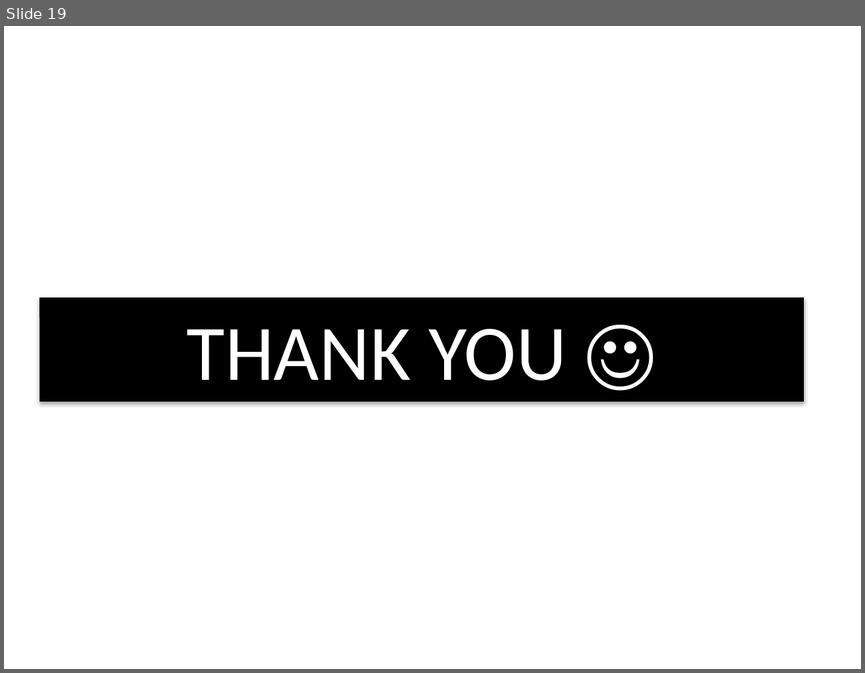
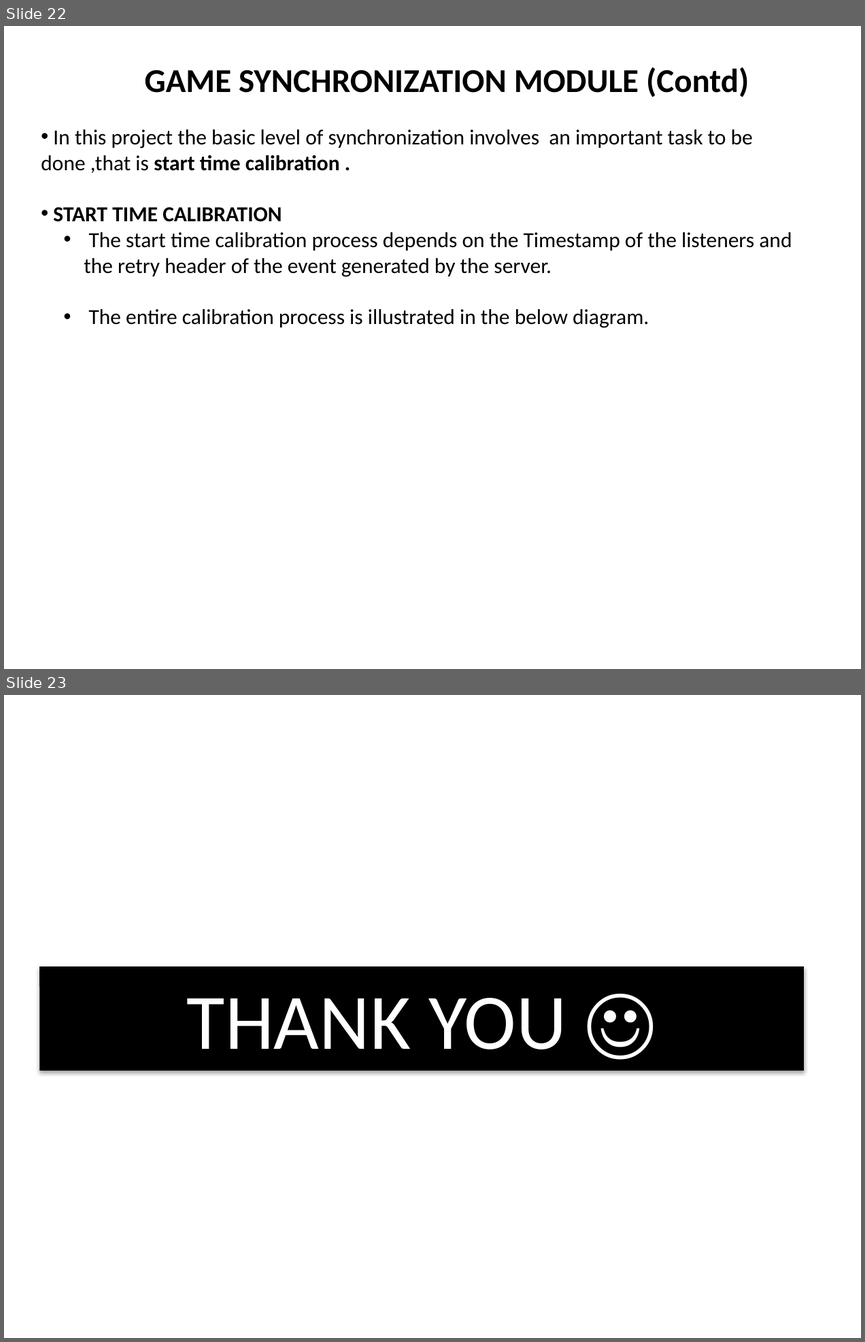
Before and after one commit to Greeny6092/Mini-Project-sem7-, a slide deck: presentation/AI BASED MULTIPLAYER SNAKE GAME(mini project).pptx. Shown one above the other, each under a label of ours: slide 19 before the commit, slides 22 and 23 after it. The pictures are 865x673 and 865x1342 pixels, drawn with LibreOffice and Linux fonts; fonts in the diff are those of the drawing. Boxes give left, top, right and bottom in pixels: in the first picture for what was removed or moved away, otherwise in the second. Text is boxed around its words. In the diff, an @@ line names an element or a change of style, - is before the commit and + after.

```diff
--- a/presentation/AI BASED MULTIPLAYER SNAKE GAME(mini project).pptx
+++ b/presentation/AI BASED MULTIPLAYER SNAKE GAME(mini project).pptx
@@ slide 22 added at [4,26,861,669], background #FFFFFF @@
@@ text added at [145,67,749,97], 28 pt, text #000000, bold @@
+GAME SYNCHRONIZATION MODULE (Contd)
@@ text added at [41,129,791,328], 18 pt, text #000000 @@
+• In this project the basic level of synchronization involves an important task to be done ,that is start time calibration .
+• START TIME CALIBRATION
+  • The start time calibration process depends on the Timestamp of the listeners and the retry header of the event generated by the server.
+  • The entire calibration process is illustrated in the below diagram.
@@ what was slide 19 is now slide 23 @@
```
Also in this commit, not shown: 17 slides changed, 3 other slides added.
